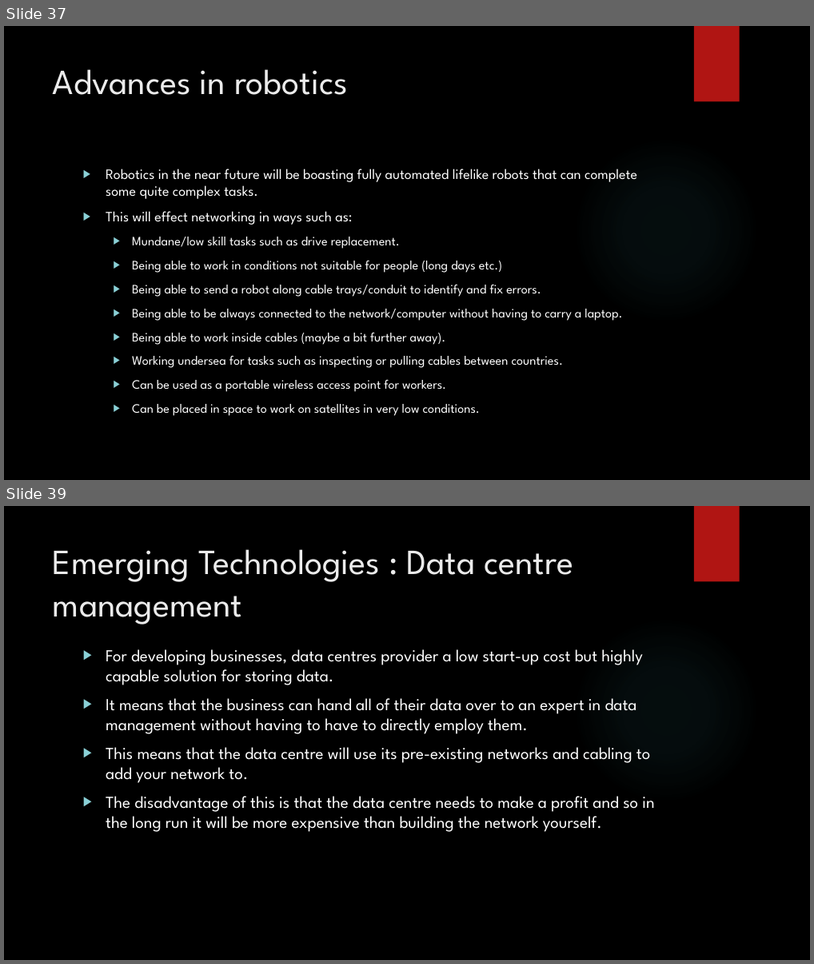
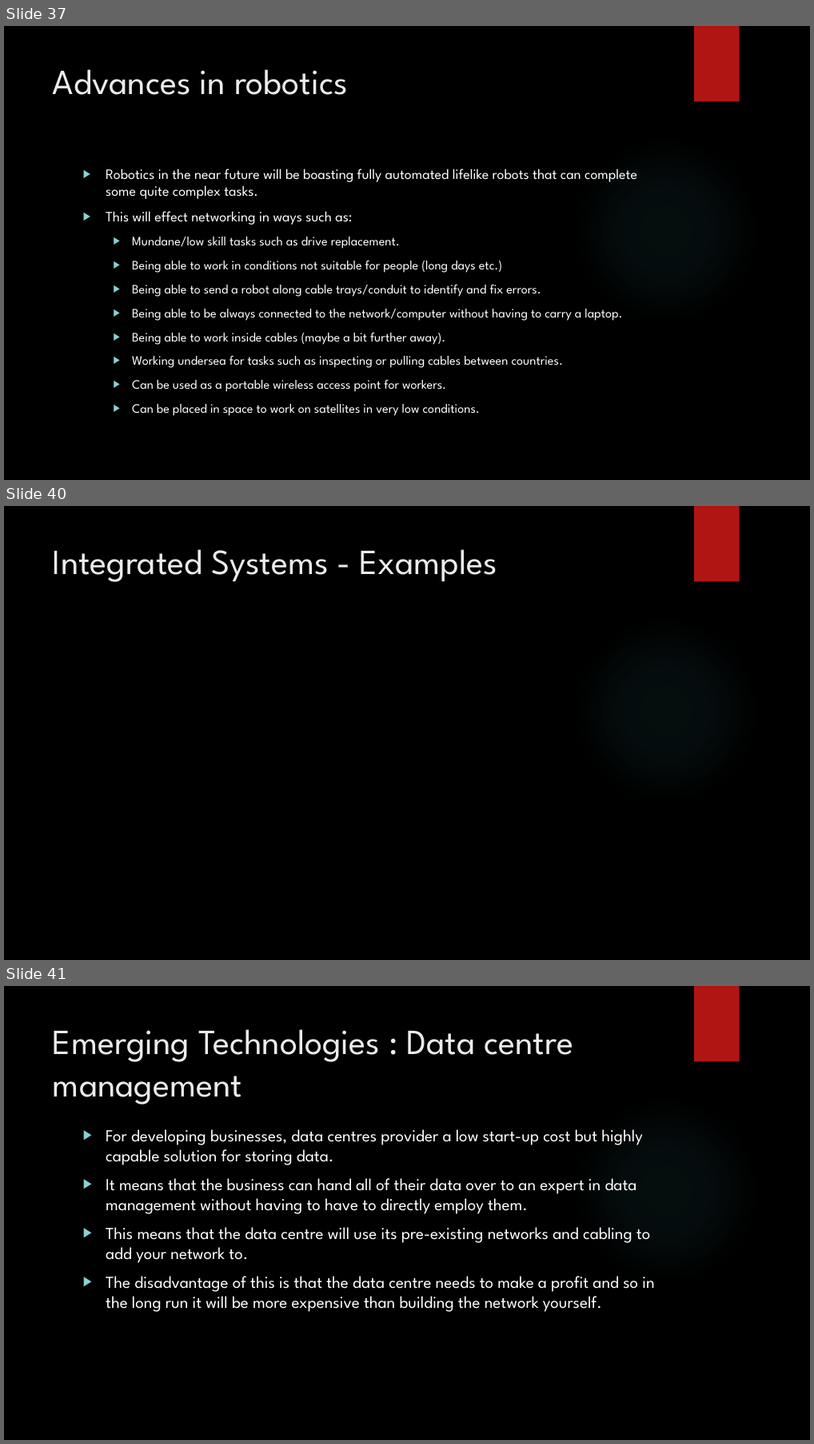
Before and after one commit to SimonLight001/College, a slide deck: Unit 5/Assignment 1/Unit 5 presentation for P1,2,3,M1.pptx. Shown one above the other, each under a label of ours: slides 37 and 39 before the commit, slides 37, 40 and 41 after it; the slides between them are not shown. The pictures are 814x964 and 814x1444 pixels, drawn with LibreOffice and Linux fonts; fonts in the diff are those of the drawing; background and template pictures are left out. Boxes give left, top, right and bottom in pixels: in the first picture for what was removed or moved away, otherwise in the second. Text is boxed around its words. In the diff, an @@ line names an element or a change of style, - is before the commit and + after.

```diff
--- a/Unit 5/Assignment 1/Unit 5 presentation for P1,2,3,M1.pptx
+++ b/Unit 5/Assignment 1/Unit 5 presentation for P1,2,3,M1.pptx
@@ slide 40 added at (4,506,810,960), background picture (left out); not listed: 2 template elements that a slide beside it also shows @@
@@ title added at (53,549,498,582), 42 pt, text #EBEBEB @@
+Integrated Systems - Examples
@@ what was slide 39 is now slide 41 @@
```
Also in this commit, not shown: 4 slides changed, 1 other slide added, 3 other files.
